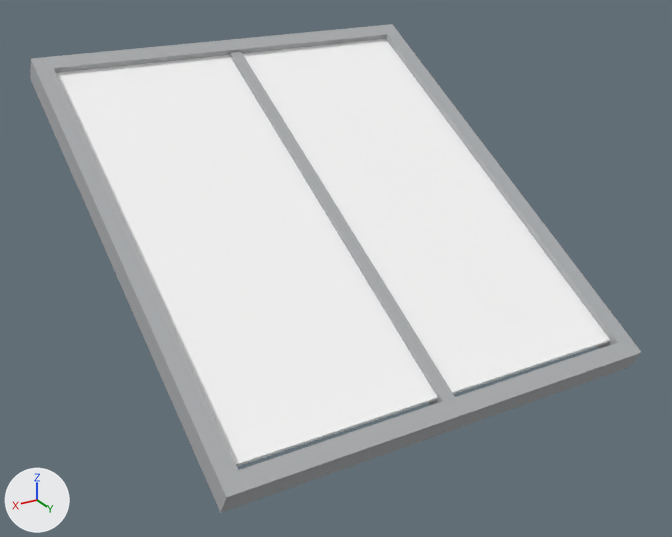
Two versions of the glTF model models/kit/roofPitch_glass.glb, one commit apart.
Both versions are drawn from a 50 mm camera at (2.02, 3.48, 1.96) aimed at (0.02, 0.14, 0.29). The lights are fixed; the arrows at lower left show +X, +Y and +Z. The older version comes first. Vertices at exactly the same position are counted once.

In view in the first picture: 'roofPitch_glass'.
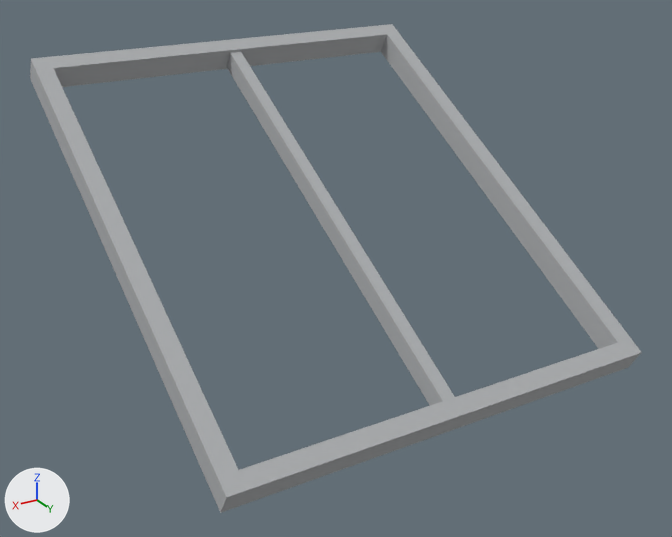
Boxes [x1, y1, x2, y2] around the edits, measured in the pictures (672 x 537 px):
part 1 of me_base, deleted
    before: [56, 39, 610, 466]

Patch to the scene script:
```diff
--- a/models/kit/roofPitch_glass.glb.py
+++ b/models/kit/roofPitch_glass.glb.py
@@ me_base @@
 # used by ob_roofpitch_glass; location = (0.0, 0.0, 0.0)
-me_base.from_pydata(...)  # 40 vertices, 72 faces; spans x -1.0..1.0, y -1.0..1.06, z -0.1..1.15
-me_base.materials.append(mat_pane)
+me_base.from_pydata(...)  # 32 vertices, 60 faces; spans x -1.0..1.0, y -1.0..1.06, z -0.1..1.15
+# me_base part 1: the loose piece of 8 vertices spanning x -0.92..0.92, y -0.93..0.95, z 0.01..1.11 is deleted
 me_base.materials.append(mat_steel)
```
